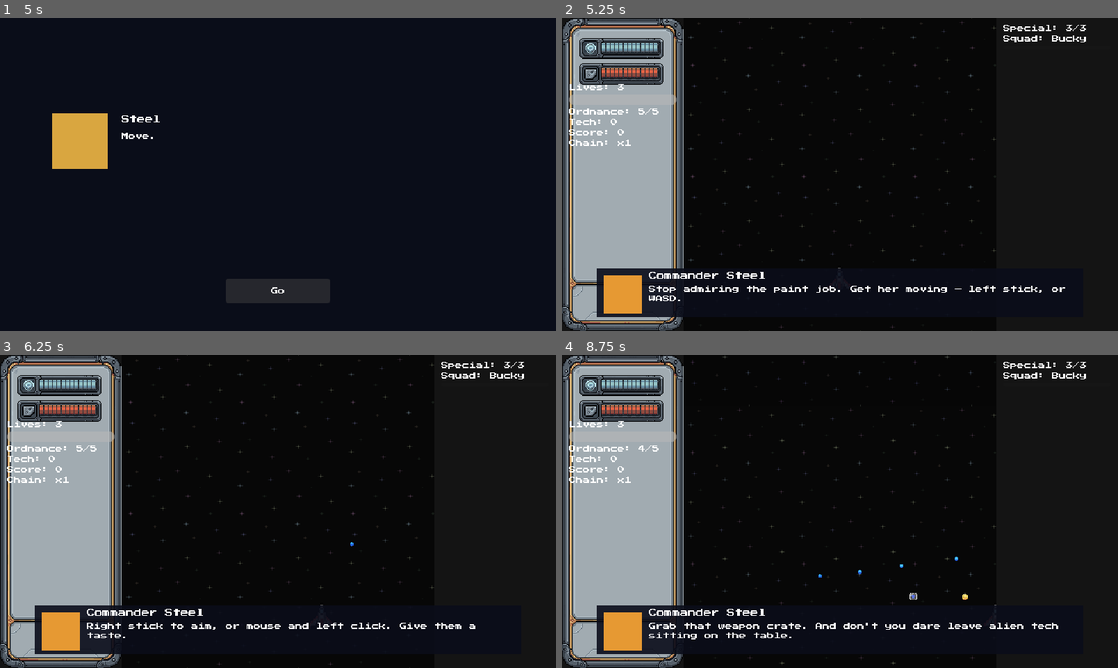
Above: before the commit, frames 1-4 (two rows, left to right).
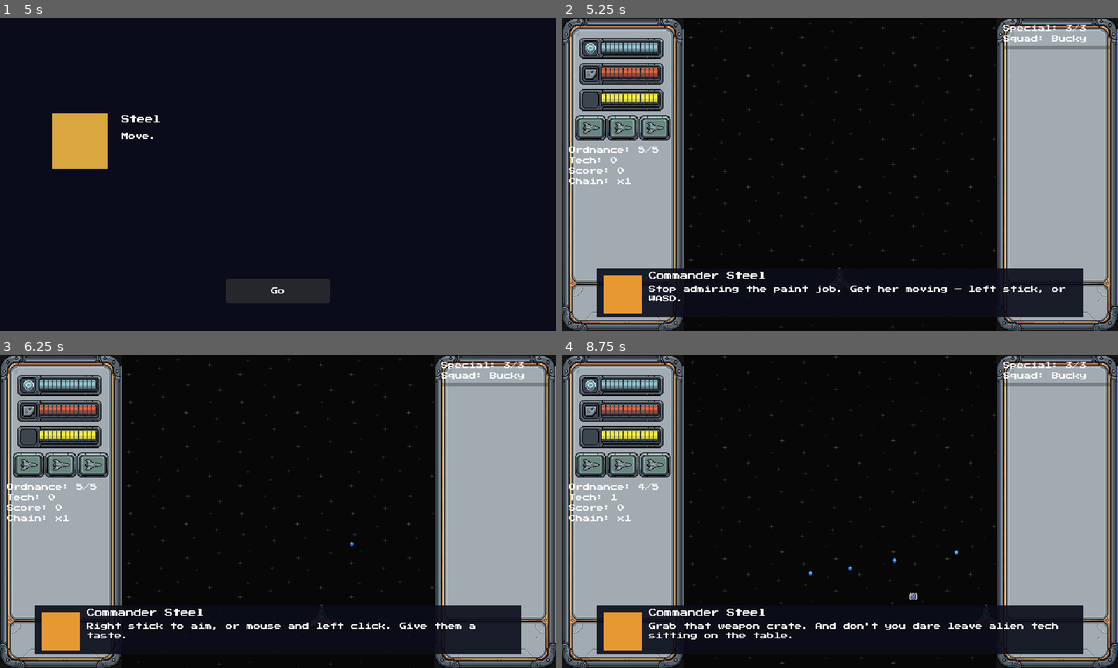
Above: after the commit, the same moments.

Repository: Funfetsunk/terra-intercept
Game: Godot game, scene res://scenes/menus/title_screen.tscn
Two runs of this game, one before a commit and one after it. Both use one fixed random seed, a clock stepped at 60 frames per second and the inputs below.
Inputs (mouse positions are in pixels of both pictures, inside the frame that each line leads up to):
- Up to frame 1 (5 s): click "Start" at 0.5 s; click "Create" at 1.25 s; click (116, 199) at 2 s; click "London (Available)" at 2.75 s; click "Continue" at 3.5 s; click "Continue" at 4.25 s
- Up to frame 2 (5.25 s): click "Go" at 5 s
- Up to frame 3 (6.25 s): tap Enter (ui_accept) at 5.75, 6.02 s; move the mouse to (400, 495) at 5.77 s; hold D (p1_move_right) from 5.78 s (still down); click (400, 495) at 5.85 s
- Up to frame 4 (8.75 s): release D (p1_move_right) at 6.5 s; tap Enter (ui_accept) at 6.5, 7.25 s; drag from (728, 527) to (923, 614) at 6.52 s; move the mouse to (895, 442) at 7.27 s; hold D (p1_move_right) 7.28-8 s; hold Space (p1_ordnance) 7.28-8 s; drag from (812, 574) to (967, 570) at 8.02 s

Frame 1 is identical in both runs. In frame 2, 21% of the frame differs, in the area x 1-100%, y 0-100%; in frame 3, 21%; in frame 4, 21%.

Commit message:
Add right HUD panel art, clamp player sprite, add focus bar + life badges
Right panel: same TextureRect-over-ColorRect pattern as the left panel,
using panel_right.png (currently blank placeholder art).

Player sprite clamp: _process_movement only clamped the ship's tiny
hitbox-center to the playfield rect, so up to half the visible sprite
could poke into the HUD side panels or off the top/bottom of the
screen. Added _sprite_half_extents (read from the actual sprite
texture size, not a hardcoded number) and inset the clamp by it.
Verified at all four playfield corners -- sprite now stops flush with
the edge; the gameplay hitbox itself is unchanged.

Focus bar + life badges: same tiling approach as shield/hull (5x10
tile, StyleBoxTexture with TILE stretch) for the new focus meter slot
in the updated panel_left.png, pixel-matched at (46,87) against the
updated reference mockup. Life badges are three copies of the new
player_lives.png (36x29, native size) at (15,112)/(52,112)/(89,112),
toggled by GameState.life_lost -- rightmost hides first. LivesLabel
text is hidden (not removed) now that badges represent lives visually;
kept in case it's needed again. Verified live including a forced
life-lost event.

Co-Authored-By: Claude Sonnet 5 <noreply@anthropic.com>
Claude-Session: https://claude.ai/code/session_01A5TCL2SQxQszExogRQDTpi

Diff:
--- a/scenes/hud/hud.gd
+++ b/scenes/hud/hud.gd
@@ -6,7 +6,12 @@
 @onready var _lives_label: Label = $HUDRoot/LeftPanel/LivesLabel
 @onready var _shield_bar: ProgressBar = $HUDRoot/LeftPanelBg/ShieldBar
 @onready var _hull_bar: ProgressBar = $HUDRoot/LeftPanelBg/HullBar
-@onready var _focus_bar: ProgressBar = $HUDRoot/LeftPanel/FocusBar
+@onready var _focus_bar: ProgressBar = $HUDRoot/LeftPanelBg/FocusBar
+@onready var _life_badges: Array[TextureRect] = [
+	$HUDRoot/LeftPanelBg/LifeBadge1,
+	$HUDRoot/LeftPanelBg/LifeBadge2,
+	$HUDRoot/LeftPanelBg/LifeBadge3,
+]
 @onready var _special_label: Label = $HUDRoot/RightPanel/SpecialChargesLabel
 @onready var _special_progress_bar: ProgressBar = $HUDRoot/RightPanel/SpecialProgressBar
 @onready var _squad_label: Label = $HUDRoot/RightPanel/SquadLabel
@@ -41,6 +46,7 @@
 	_game_state.score_changed.connect(_on_score_changed)
 	_game_state.kill_chain_changed.connect(_on_kill_chain_changed)
 	_lives_label.text = "Lives: %d" % _game_state.lives_remaining
+	_update_life_badges(_game_state.lives_remaining)
 	_tech_label.text = "Tech: %d" % _game_state.mission_tech
 	_score_label.text = "Score: %d" % _game_state.score
 	_chain_label.text = "Chain: x%d" % _game_state.kill_chain
@@ -77,6 +83,11 @@
 
 func _on_life_lost(lives_remaining: int) -> void:
 	_lives_label.text = "Lives: %d" % lives_remaining
+	_update_life_badges(lives_remaining)
+
+func _update_life_badges(lives_remaining: int) -> void:
+	for i in range(_life_badges.size()):
+		_life_badges[i].visible = i < lives_remaining
 
 func _on_tech_changed(current: int) -> void:
 	_tech_label.text = "Tech: %d" % current
--- a/scenes/hud/hud.tscn
+++ b/scenes/hud/hud.tscn
@@ -4,6 +4,9 @@
 [ext_resource type="Texture2D" uid="uid://dtiaoh8g43jgs" path="res://art/sprites/hud/panel_left.png" id="2_0bx4p"]
 [ext_resource type="StyleBox" uid="uid://bkryhsaneg3gp" path="res://themes/shield_bar_fill.tres" id="2_c45xl"]
 [ext_resource type="StyleBox" uid="uid://bnowvdk3w53iw" path="res://themes/hull_bar_fill.tres" id="3_0bx4p"]
+[ext_resource type="Texture2D" uid="uid://swc5vwv6ptqs" path="res://art/sprites/hud/panel_right.png" id="5_mgtrf"]
+[ext_resource type="StyleBox" uid="uid://gg2p88acogtg" path="res://themes/focus_bar_fill.tres" id="5_n56i7"]
+[ext_resource type="Texture2D" uid="uid://ju07r8s6ydj6" path="res://art/sprites/hud/player_lives.png" id="6_mq0y1"]
 
 [node name="HUD" type="CanvasLayer" unique_id=1725720245]
 script = ExtResource("1_48c2t")
@@ -49,6 +52,43 @@
 theme_override_styles/fill = ExtResource("3_0bx4p")
 show_percentage = false
 
+[node name="FocusBar" type="ProgressBar" parent="HUDRoot/LeftPanelBg" unique_id=2050544513]
+custom_minimum_size = Vector2(65, 10)
+layout_mode = 0
+offset_left = 46.0
+offset_top = 87.0
+offset_right = 111.0
+offset_bottom = 97.0
+theme_override_styles/fill = ExtResource("5_n56i7")
+show_percentage = false
+
+[node name="LifeBadge1" type="TextureRect" parent="HUDRoot/LeftPanelBg" unique_id=1414212193]
+texture_filter = 1
+layout_mode = 0
+offset_left = 15.0
+offset_top = 112.0
+offset_right = 51.0
+offset_bottom = 141.0
+texture = ExtResource("6_mq0y1")
+
+[node name="LifeBadge2" type="TextureRect" parent="HUDRoot/LeftPanelBg" unique_id=1990140494]
+texture_filter = 1
+layout_mode = 0
+offset_left = 52.0
+offset_top = 112.0
+offset_right = 88.0
+offset_bottom = 141.0
+texture = ExtResource("6_mq0y1")
+
+[node name="LifeBadge3" type="TextureRect" parent="HUDRoot/LeftPanelBg" unique_id=748545060]
+texture_filter = 1
+layout_mode = 0
+offset_left = 89.0
+offset_top = 112.0
+offset_right = 125.0
+offset_bottom = 141.0
+texture = ExtResource("6_mq0y1")
+
 [node name="RightPanelBg" type="ColorRect" parent="HUDRoot" unique_id=57213141]
 layout_mode = 0
 offset_left = 500.0
@@ -57,21 +97,24 @@
 mouse_filter = 2
 color = Color(0.08, 0.08, 0.08, 1)
 
+[node name="Art" type="TextureRect" parent="HUDRoot/RightPanelBg" unique_id=1258334733]
+texture_filter = 1
+layout_mode = 0
+offset_right = 140.0
+offset_bottom = 360.0
+texture = ExtResource("5_mgtrf")
+
 [node name="LeftPanel" type="VBoxContainer" parent="HUDRoot" unique_id=2079910361]
 layout_mode = 0
 offset_left = 8.0
-offset_top = 76.0
+offset_top = 148.0
 offset_right = 132.0
-offset_bottom = 368.0
+offset_bottom = 440.0
 
 [node name="LivesLabel" type="Label" parent="HUDRoot/LeftPanel" unique_id=1862482661]
+visible = false
 layout_mode = 2
 text = "Lives: 3"
-
-[node name="FocusBar" type="ProgressBar" parent="HUDRoot/LeftPanel" unique_id=2050544513]
-custom_minimum_size = Vector2(120, 12)
-layout_mode = 2
-show_percentage = false
 
 [node name="OrdnanceLabel" type="Label" parent="HUDRoot/LeftPanel" unique_id=2060462217]
 layout_mode = 2
--- a/scenes/player/player_ship.gd
+++ b/scenes/player/player_ship.gd
@@ -33,6 +33,7 @@
 var _squad_index: int = 0
 
 var _spawn_origin: Vector2 = Vector2.ZERO
+var _sprite_half_extents: Vector2 = Vector2.ZERO
 var _velocity: Vector2 = Vector2.ZERO
 var _shield_recharge_timer: float = 0.0
 var _hull_invincible_timer: float = 0.0
@@ -68,6 +69,8 @@
 		bank_frame_slight_right = data.icon_sprite
 		bank_frame_full_right = data.icon_sprite
 		$Sprite.texture = data.icon_sprite
+	if $Sprite.texture != null:
+		_sprite_half_extents = $Sprite.texture.get_size() * 0.5
 	_spawn_origin = global_position
 	shield_current = data.shield_max
 	hull_current = data.hull_max
@@ -119,12 +122,16 @@
 	_velocity = _velocity.move_toward(target_velocity, data.move_acceleration * delta)
 	global_position += _velocity * delta
 	var bounds: Rect2 = _playfield.rect
-	if global_position.x < bounds.position.x or global_position.x > bounds.end.x:
+	var min_x: float = bounds.position.x + _sprite_half_extents.x
+	var max_x: float = bounds.end.x - _sprite_half_extents.x
+	var min_y: float = bounds.position.y + _sprite_half_extents.y
+	var max_y: float = bounds.end.y - _sprite_half_extents.y
+	if global_position.x < min_x or global_position.x > max_x:
 		_velocity.x = 0.0
-	if global_position.y < bounds.position.y or global_position.y > bounds.end.y:
+	if global_position.y < min_y or global_position.y > max_y:
 		_velocity.y = 0.0
-	global_position.x = clamp(global_position.x, bounds.position.x, bounds.end.x)
-	global_position.y = clamp(global_position.y, bounds.position.y, bounds.end.y)
+	global_position.x = clamp(global_position.x, min_x, max_x)
+	global_position.y = clamp(global_position.y, min_y, max_y)
 	_update_bank_frame(move_vec.x)
 
 func _update_bank_frame(x_input: float) -> void:
--- /dev/null
+++ b/themes/focus_bar_fill.tres
@@ -0,0 +1,7 @@
+[gd_resource type="StyleBoxTexture" format=3 uid="uid://gg2p88acogtg"]
+
+[ext_resource type="Texture2D" uid="uid://d28p42k42jvdy" path="res://art/sprites/hud/focus_bar_tile.png" id="1_f8ump"]
+
+[resource]
+texture = ExtResource("1_f8ump")
+axis_stretch_horizontal = 1
Binary file changed: art/reference/panel_left_ref.png
Binary file added: art/sprites/hud/focus_bar_tile.png
Not shown, added: art/sprites/hud/focus_bar_tile.png.import
Binary file changed: art/sprites/hud/panel_left.png
Binary file added: art/sprites/hud/panel_right.png
Not shown, added: art/sprites/hud/panel_right.png.import
Binary file added: art/sprites/hud/player_lives.png
Not shown, added: art/sprites/hud/player_lives.png.import
